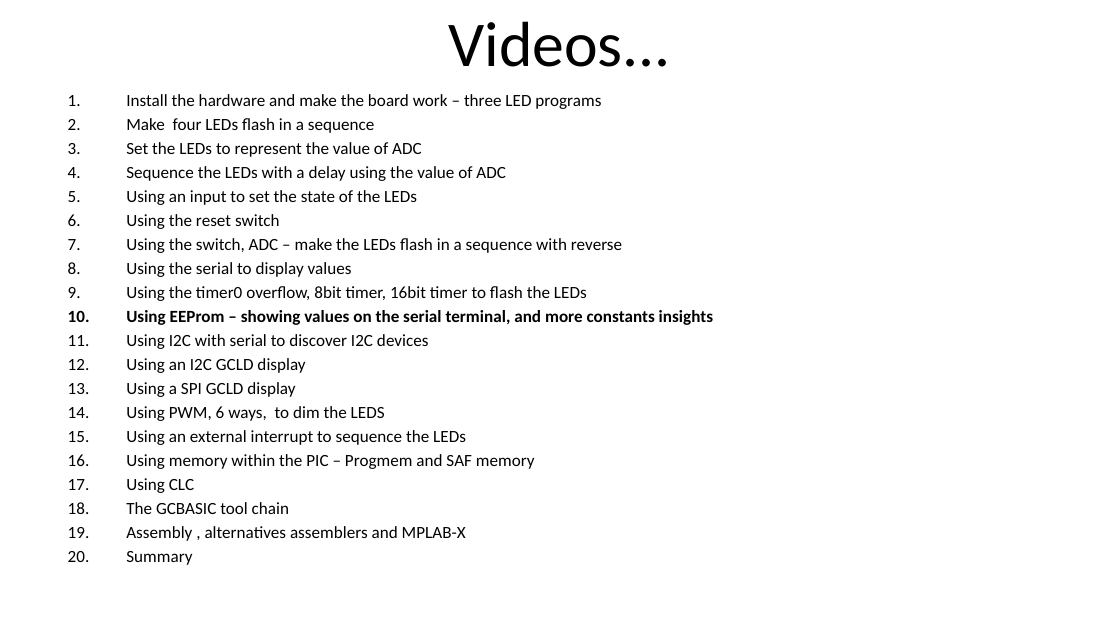
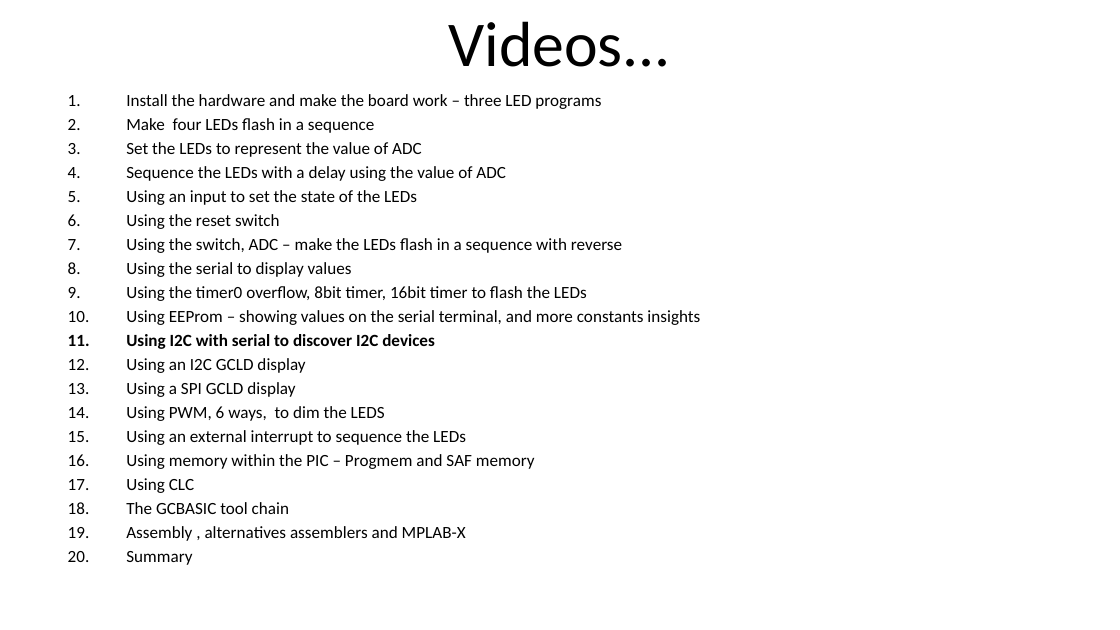
Before and after one commit to GreatCowBASIC/Demonstration_Sources, a slide deck: slide 2 of Vendor_Boards/Great_Cow_Basic_Demo_Board/18Fx6q20_ChipRange_Demonstrations/tutorials/GCBASIC_Part11.pptx. Drawn at 1120x630 pixels with LibreOffice and Linux fonts; fonts in the diff are those of the drawing. Boxes give left, top, right and bottom in pixels: in the first picture for what was removed or moved away, otherwise in the second. Text is boxed around its words. In the diff, an @@ line names an element or a change of style, - is before the commit and + after.

```diff
--- a/Vendor_Boards/Great_Cow_Basic_Demo_Board/18Fx6q20_ChipRange_Demonstrations/tutorials/GCBASIC_Part11.pptx
+++ b/Vendor_Boards/Great_Cow_Basic_Demo_Board/18Fx6q20_ChipRange_Demonstrations/tutorials/GCBASIC_Part11.pptx
@@ text at (x1=126, y1=310, x2=700, y2=349): bold off in "Using EEProm – showing values on the ..."; bold on in "Using I2C with serial to discover I2C ..." @@
```
Also in this commit, not shown: 4 other slides changed, 1 slide added, 31 other files.
